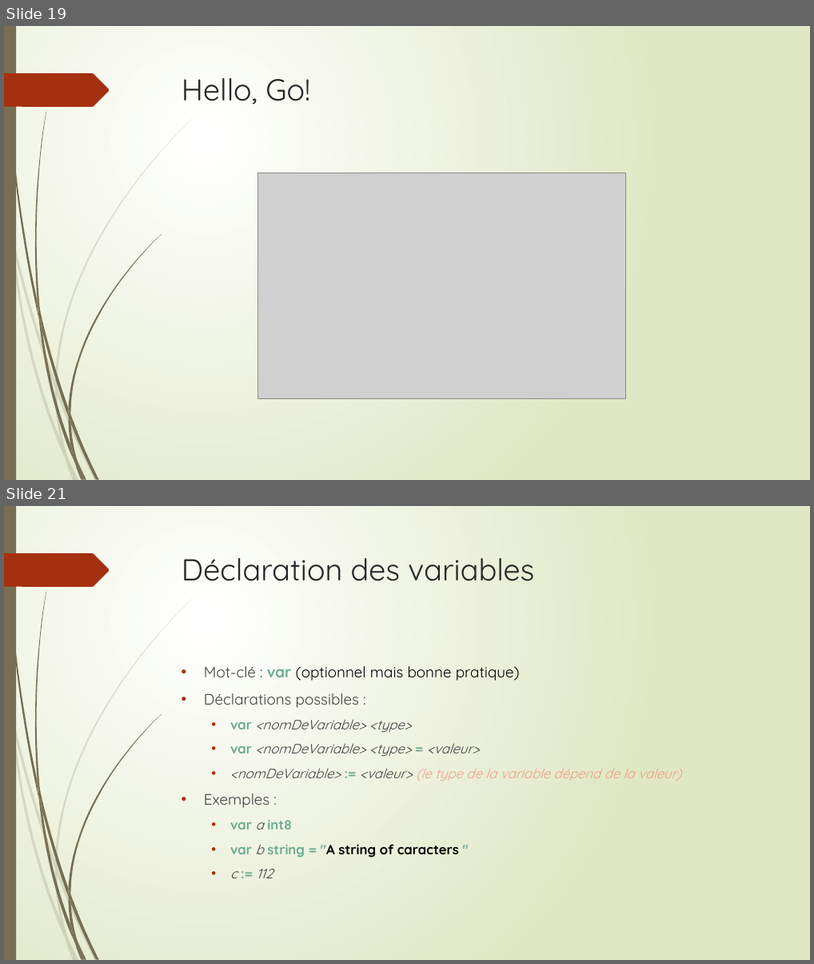
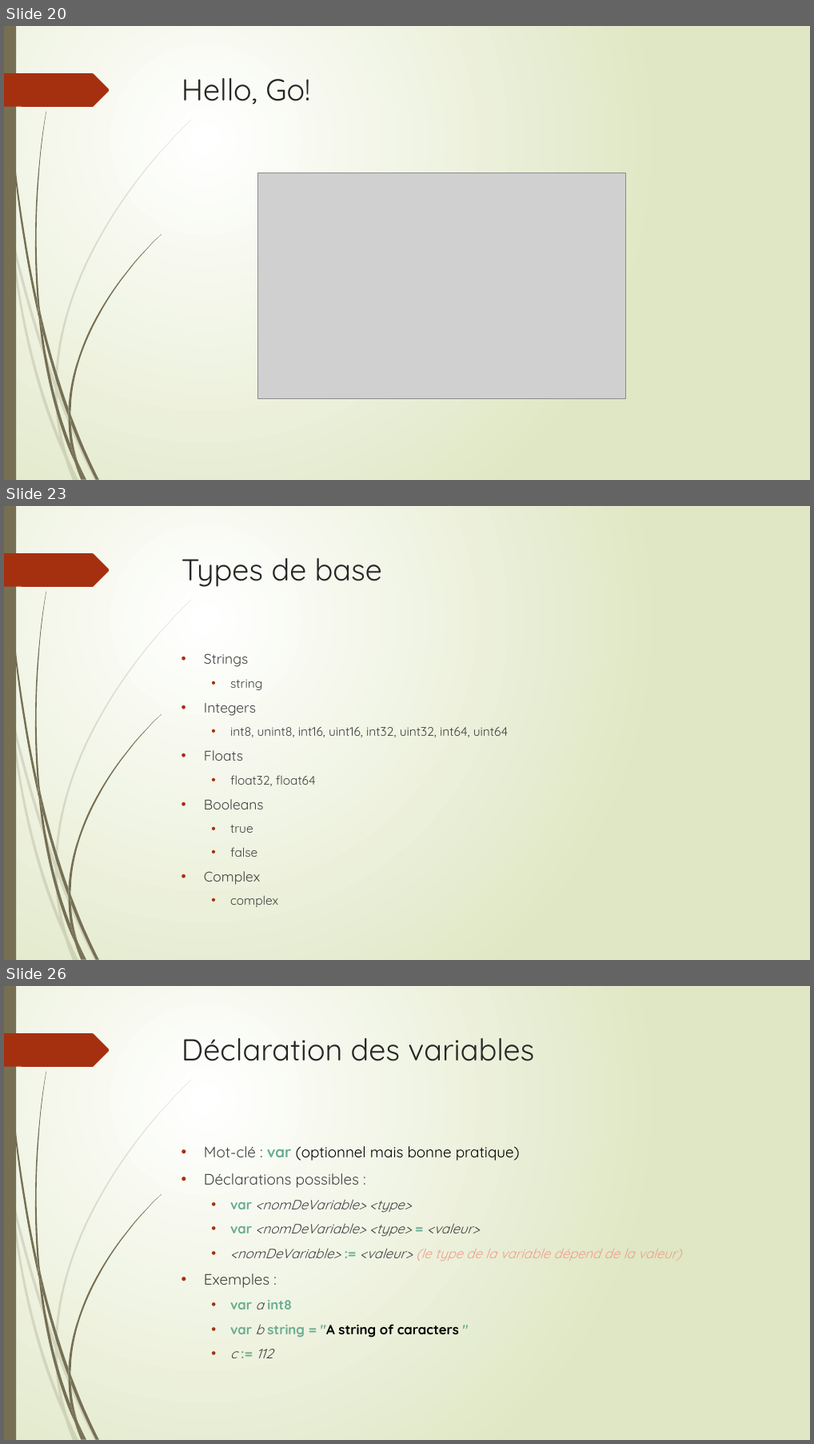
Before and after one commit to thierrydecker/learning-go, a slide deck: documentations/learning-go.pptx. Shown one above the other, each under a label of ours: slides 19 and 21 before the commit, slides 20, 23 and 26 after it; the slides between them are not shown. The pictures are 814x964 and 814x1444 pixels, drawn with LibreOffice and Linux fonts; fonts in the diff are those of the drawing; grey boxes stand for pictures. Boxes give left, top, right and bottom in pixels: in the first picture for what was removed or moved away, otherwise in the second. Text is boxed around its words. In the diff, an @@ line names an element or a change of style, - is before the commit and + after.

```diff
--- a/documentations/learning-go.pptx
+++ b/documentations/learning-go.pptx
@@ slide 23 added at box(4, 506, 810, 960), background gradient #FFFFFF to #DFE8C4; not listed: 24 template elements that a slide beside it also shows @@
@@ title added at box(182, 558, 382, 587), 36 pt, text #262626 @@
+Types de base
@@ text added at box(204, 653, 508, 907), 14.8 pt, text #404040 @@
+• Strings
+  • string
+• Integers
+  • int8, unint8, int16, uint16, int32, uint32, int64, uint64
+• Floats
+  • float32, float64
+• Booleans
+  • true
+  • false
+• Complex
+  • complex
@@ what was slide 19 is now slide 20 @@
@@ what was slide 21 is now slide 26 @@
```
Also in this commit, not shown: 2 slides changed, 5 other slides added, 1 slide removed, 1 other file.
